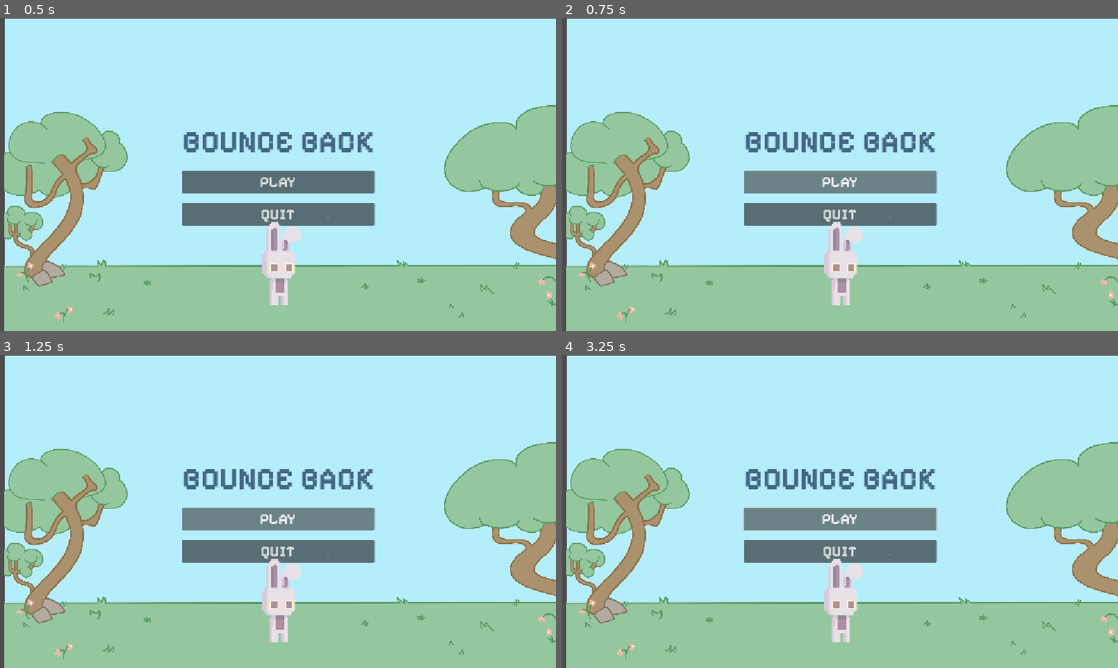
Above: before the commit, frames 1-4 (two rows, left to right).
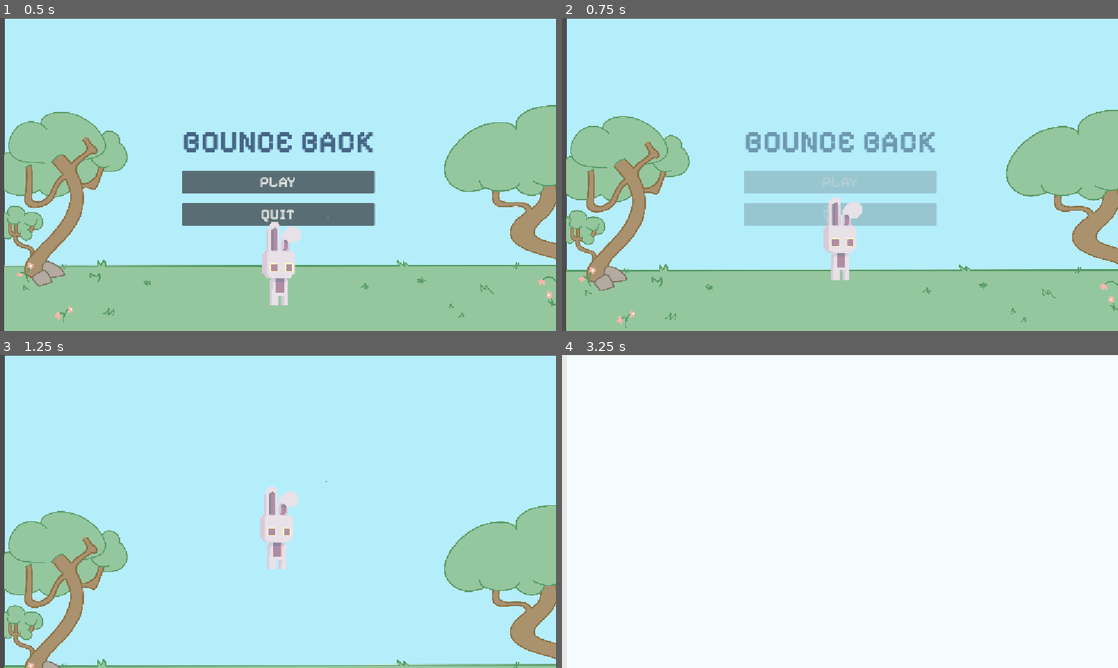
Above: after the commit, the same moments.

Repository: cyberangelina6/bounce-back-gamejam
Game: Godot game, scene res://homescreen.tscn
Two runs of this game, one before a commit and one after it. Both use one fixed random seed, a clock stepped at 60 frames per second and the inputs below.
Inputs (mouse positions are in pixels of both pictures, inside the frame that each line leads up to):
- Up to frame 1 (0.5 s): no input
- Up to frame 2 (0.75 s): click "PLAY" at 0.5 s
- Up to frame 3 (1.25 s): no input
- Up to frame 4 (3.25 s): click (840, 517) at 1.25 s, where only the run before the commit has a clickable "PLAY"; hold Right (ui_right) from 2.03 s (still down); tap W (jump) at 2.1, 2.27, 2.57, 2.85, 3.02 s

Frame 1 is identical in both runs. In frame 2, 13% of the frame differs, in the area x 0-100%, y 27-100%; in frame 3, 43%; in frame 4, 100%, in the area x 0-100%, y 0-100%.

Commit message:
upside down and night mode

Diff:
--- a/character_body_2d.gd
+++ b/character_body_2d.gd
@@ -6,6 +6,22 @@
 @export var jump_cut_multiplier = 0.4
 
 var gravity = ProjectSettings.get_setting("physics/2d/default_gravity")
+
+# Portals: every Sprite2D in the level whose name starts with "portal"
+@export var flip_time = 0.6
+@onready var camera: Camera2D = $Camera2D
+var portals = []
+var in_portal = false
+var upside_down = false
+var day_night
+
+func _ready():
+	for node in get_parent().get_children():
+		if node is Sprite2D and node.name.to_lower().begins_with("portal"):
+			portals.append(node)
+	day_night = preload("res://day_night.gd").new()
+	add_child(day_night)
+	day_night.setup(get_parent())
 
 func _physics_process(delta):
 
@@ -16,6 +32,10 @@
 	# Left and right movement
 	var direction = Input.get_axis("ui_left", "ui_right")
 	velocity.x = direction * speed
+
+	# Face the way we're moving (keeps the last facing when idle)
+	if direction != 0:
+		$Sprite2D.flip_h = direction < 0
 
 	# Jump
 	if Input.is_action_just_pressed("jump") and is_on_floor():
@@ -35,3 +55,21 @@
 		if collider.name == "cloud_bounce":
 			if collision.get_normal().y < -0.5:
 				velocity.y = -950.0
+
+	_check_portal()
+
+# Each time the bunny enters a portal: turn the whole view upside down and
+# fade to the night art, or turn back upright and fade to day.
+func _check_portal():
+	var inside = false
+	for portal in portals:
+		if portal.get_rect().has_point(portal.to_local(global_position)):
+			inside = true
+	if inside and not in_portal:
+		upside_down = not upside_down
+		camera.ignore_rotation = false
+		var t = create_tween()
+		t.tween_property(camera, "rotation", PI if upside_down else 0.0, flip_time) \
+			.set_trans(Tween.TRANS_SINE).set_ease(Tween.EASE_IN_OUT)
+		day_night.set_night(upside_down, flip_time)
+	in_portal = inside
--- /dev/null
+++ b/day_night.gd
@@ -0,0 +1,51 @@
+extends Node
+# Crossfades every sprite in the level between its day and night art.
+# Created by the player script; nothing needs to be added to the scene.
+
+# day texture -> night texture. Add a line here for any new art.
+const NIGHT_ART = {
+	"res://skybg.png": "res://skybgnight.png",
+	"res://dayclouds.png": "res://nightclouds.png",
+	"res://dayblock.png": "res://nightblock2.png",
+	"res://dayblock (2).png": "res://nightblock2.png",
+	"res://dayportal.png": "res://nightportal.png",
+	"res://daybunny_static1.png": "res://nightbunny_static.png",
+}
+
+var pairs = []  # [day sprite, night sprite laid over it]
+var amount = 0.0  # 0 = day, 1 = night
+var fade: Tween
+
+# Finds every sprite under `level` that has night art and lays the night
+# version over it, invisible until set_night(true).
+func setup(level: Node):
+	for day in level.find_children("*", "Sprite2D", true, false):
+		if day.texture == null or not NIGHT_ART.has(day.texture.resource_path):
+			continue
+		var night = Sprite2D.new()
+		night.texture = load(NIGHT_ART[day.texture.resource_path])
+		night.centered = day.centered
+		night.offset = day.offset
+		# Cover exactly the same area even if the night image is a different size
+		night.scale = day.texture.get_size() / night.texture.get_size()
+		night.modulate.a = 0.0
+		day.add_child(night)
+		pairs.append([day, night])
+
+func set_night(on: bool, time := 0.6):
+	if fade:
+		fade.kill()
+	fade = create_tween()
+	fade.tween_method(_apply, amount, 1.0 if on else 0.0, time)
+
+func _apply(value: float):
+	amount = value
+	for pair in pairs:
+		pair[0].self_modulate.a = 1.0 - value  # fades the day art only
+		pair[1].modulate.a = value
+
+func _process(_delta):
+	# Keep the night art facing the same way as the day art (the bunny flips)
+	for pair in pairs:
+		pair[1].flip_h = pair[0].flip_h
+		pair[1].flip_v = pair[0].flip_v
--- a/homescreen.gd
+++ b/homescreen.gd
@@ -17,8 +17,25 @@
 	await tween.finished
 	var fly = create_tween()
 	fly.tween_property(bunny, "position:y", -300.0, 1.0).set_trans(Tween.TRANS_QUAD).set_ease(Tween.EASE_IN)
-	await fly.finished
-	get_tree().change_scene_to_file("res://node_2d.tscn")
+	_white_fade_to("res://level1.tscn")
+
+# Fades the screen to white, swaps the scene, then fades the white away.
+# The overlay lives on the root window so it survives the scene change.
+func _white_fade_to(scene_path: String, fade_in := 1.0, fade_out := 0.8):
+	var layer = CanvasLayer.new()
+	layer.layer = 100
+	var white = ColorRect.new()
+	white.color = Color(1, 1, 1, 0)
+	white.set_anchors_preset(Control.PRESET_FULL_RECT)
+	white.mouse_filter = Control.MOUSE_FILTER_STOP
+	layer.add_child(white)
+	get_tree().root.add_child(layer)
+	var t = layer.create_tween()
+	t.tween_property(white, "color:a", 1.0, fade_in)
+	t.tween_callback(get_tree().change_scene_to_file.bind(scene_path))
+	t.tween_interval(0.15)
+	t.tween_property(white, "color:a", 0.0, fade_out)
+	t.tween_callback(layer.queue_free)
 
 func _on_quit():
 	get_tree().quit()
--- a/homescreen.tscn
+++ b/homescreen.tscn
@@ -1,9 +1,9 @@
 [gd_scene format=3 uid="uid://dpg2dyh8u8tlb"]
+
 [ext_resource type="Script" uid="uid://bnar0ec0k87du" path="res://homescreen.gd" id="1_edeuv"]
 [ext_resource type="Texture2D" uid="uid://i0rweci07l5b" path="res://homescreen_scenery_clean.png" id="2_edeuv"]
 [ext_resource type="FontFile" uid="uid://cec43520bakry" path="res://Pixelify_Sans/static/PixelifySans-Bold.ttf" id="3_1bjcg"]
 [ext_resource type="Texture2D" uid="uid://dhjj6qcbli84p" path="res://daybunny_static1.png" id="3_c2ysq"]
-[ext_resource type="Script" uid="uid://c01eo265e5xxr" path="res://character_body_2d.gd" id="4_edeuv"]
 
 [node name="homescreen" type="Control" unique_id=708581588]
 layout_mode = 3
@@ -12,6 +12,7 @@
 anchor_bottom = 1.0
 grow_horizontal = 2
 grow_vertical = 2
+script = ExtResource("1_edeuv")
 
 [node name="Bunny" type="Sprite2D" parent="." unique_id=231757406]
 z_index = 1
@@ -62,7 +63,6 @@
 theme_override_fonts/font = ExtResource("3_1bjcg")
 theme_override_font_sizes/font_size = 32
 text = "PLAY"
-script = ExtResource("4_edeuv")
 
 [node name="QuitButton" type="Button" parent="VBoxContainer" unique_id=1233831434]
 layout_mode = 2
--- a/level1.tscn
+++ b/level1.tscn
@@ -7,6 +7,8 @@
 [ext_resource type="PackedScene" uid="uid://cphujgy6o3i14" path="res://cloud_bounce.tscn" id="2_v38iq"]
 [ext_resource type="PackedScene" uid="uid://je21hvdc0g1j" path="res://cloud_bottom.tscn" id="6_crycw"]
 [ext_resource type="Texture2D" uid="uid://du7ety074hxih" path="res://dayblock (2).png" id="7_i2041"]
+[ext_resource type="Texture2D" uid="uid://cldi0b5b8mjmw" path="res://jumppad.png" id="8_usj0q"]
+[ext_resource type="Texture2D" uid="uid://d36u3l3bh761r" path="res://dayportal.png" id="8_xy4tn"]
 
 [node name="Node2D" type="Node2D" unique_id=602239401]
 
@@ -15,7 +17,7 @@
 texture = ExtResource("1_v8kj3")
 
 [node name="Skybg2" type="Sprite2D" parent="." unique_id=1859431235]
-position = Vector2(3231, 1154)
+position = Vector2(3198, 1176)
 texture = ExtResource("1_v8kj3")
 
 [node name="Dayclouds" type="Sprite2D" parent="." unique_id=546843059]
@@ -30,7 +32,8 @@
 position = Vector2(971, 197)
 
 [node name="cloud_bounce" parent="." unique_id=1528817421 instance=ExtResource("2_v38iq")]
-position = Vector2(854, 537)
+position = Vector2(846, 576)
+scale = Vector2(0.79794234, 0.84326416)
 
 [node name="CharacterBody2D" parent="." unique_id=1866755409 instance=ExtResource("2_ootpb")]
 position = Vector2(121, 435)
@@ -44,8 +47,40 @@
 [node name="StaticBody2D4" parent="." unique_id=1506590818 instance=ExtResource("1_dopym")]
 position = Vector2(664, 402)
 
+[node name="StaticBody2D6" parent="." unique_id=1266860715 instance=ExtResource("1_dopym")]
+position = Vector2(1305, 193)
+
+[node name="StaticBody2D7" parent="." unique_id=2005292247 instance=ExtResource("1_dopym")]
+position = Vector2(1589.9999, 296)
+scale = Vector2(0.38672462, 1.105572)
+
+[node name="StaticBody2D8" parent="." unique_id=2035334790 instance=ExtResource("1_dopym")]
+position = Vector2(1796.9999, 467)
+scale = Vector2(0.38672462, 1.105572)
+
+[node name="StaticBody2D9" parent="." unique_id=1632691749 instance=ExtResource("1_dopym")]
+position = Vector2(2135, 471)
+scale = Vector2(0.38672462, 1.105572)
+
+[node name="StaticBody2D10" parent="." unique_id=611117180 instance=ExtResource("1_dopym")]
+position = Vector2(2380, 347.99997)
+scale = Vector2(0.38672462, 1.105572)
+
+[node name="StaticBody2D11" parent="." unique_id=1762749832 instance=ExtResource("1_dopym")]
+position = Vector2(2746.9998, 350)
+scale = Vector2(0.38672462, 1.105572)
+
+[node name="StaticBody2D12" parent="." unique_id=1579243360 instance=ExtResource("1_dopym")]
+position = Vector2(3243.9998, 446.99997)
+scale = Vector2(5.296385, 1.0321321)
+
+[node name="StaticBody2D13" parent="." unique_id=56783381 instance=ExtResource("1_dopym")]
+position = Vector2(4498.534, 941.1906)
+scale = Vector2(0.14955594, 1.2222894)
+
 [node name="cloud_bottom" parent="." unique_id=2010952419 instance=ExtResource("6_crycw")]
-position = Vector2(148, 764)
+position = Vector2(-457, 760)
+scale = Vector2(2.6228971, 1.2250996)
 
 [node name="Dayblock(2)" type="Sprite2D" parent="." unique_id=196108188]
 position = Vector2(73, 502)
@@ -78,7 +113,7 @@
 texture = ExtResource("7_i2041")
 
 [node name="Dayblock(2)8" type="Sprite2D" parent="." unique_id=439424169]
-position = Vector2(694, 415)
+position = Vector2(689, 415)
 scale = Vector2(0.01576526, 0.0169271)
 texture = ExtResource("7_i2041")
 
@@ -102,7 +137,127 @@
 scale = Vector2(0.01576526, 0.0169271)
 texture = ExtResource("7_i2041")
 
+[node name="jumping pad" type="Sprite2D" parent="." unique_id=2084903566]
+position = Vector2(1037, 209.99998)
+scale = Vector2(0.01576526, 0.0169271)
+texture = ExtResource("7_i2041")
+
 [node name="Dayblock(2)13" type="Sprite2D" parent="." unique_id=1659725524]
-position = Vector2(1081.0001, 210)
-scale = Vector2(0.01576526, 0.0169271)
-texture = ExtResource("7_i2041")
+position = Vector2(948, 597)
+scale = Vector2(0.01576526, 0.0169271)
+texture = ExtResource("8_usj0q")
+
+[node name="Dayblock(2)14" type="Sprite2D" parent="." unique_id=261021208]
+position = Vector2(1321, 208)
+scale = Vector2(0.01576526, 0.0169271)
+texture = ExtResource("7_i2041")
+
+[node name="Dayblock(2)15" type="Sprite2D" parent="." unique_id=3374131]
+position = Vector2(1376, 207.99998)
+scale = Vector2(0.01576526, 0.0169271)
+texture = ExtResource("7_i2041")
+
+[node name="Dayblock(2)16" type="Sprite2D" parent="." unique_id=344250072]
+position = Vector2(1415, 207.99998)
+scale = Vector2(0.01576526, 0.0169271)
+texture = ExtResource("7_i2041")
+
+[node name="Dayblock(2)17" type="Sprite2D" parent="." unique_id=734335306]
+position = Vector2(1618, 314)
+scale = Vector2(0.01576526, 0.0169271)
+texture = ExtResource("7_i2041")
+
+[node name="Dayblock(2)18" type="Sprite2D" parent="." unique_id=315615115]
+position = Vector2(1822, 486)
+scale = Vector2(0.01576526, 0.0169271)
+texture = ExtResource("7_i2041")
+
+[node name="Dayblock(2)19" type="Sprite2D" parent="." unique_id=1584289213]
+position = Vector2(2162, 489)
+scale = Vector2(0.01576526, 0.0169271)
+texture = ExtResource("7_i2041")
+
+[node name="Dayblock(2)20" type="Sprite2D" parent="." unique_id=1274016544]
+position = Vector2(2408, 368)
+scale = Vector2(0.01576526, 0.0169271)
+texture = ExtResource("7_i2041")
+
+[node name="Dayblock(2)21" type="Sprite2D" parent="." unique_id=1667466165]
+position = Vector2(2776, 371)
+scale = Vector2(0.01576526, 0.0169271)
+texture = ExtResource("7_i2041")
+
+[node name="Dayblock(2)22" type="Sprite2D" parent="." unique_id=795912151]
+position = Vector2(3273, 464)
+scale = Vector2(0.01576526, 0.0169271)
+texture = ExtResource("7_i2041")
+
+[node name="Dayblock(2)23" type="Sprite2D" parent="." unique_id=1507517203]
+position = Vector2(3330.0002, 464)
+scale = Vector2(0.01576526, 0.0169271)
+texture = ExtResource("7_i2041")
+
+[node name="Dayblock(2)24" type="Sprite2D" parent="." unique_id=1999906219]
+position = Vector2(3387.0002, 464)
+scale = Vector2(0.01576526, 0.0169271)
+texture = ExtResource("7_i2041")
+
+[node name="Dayblock(2)25" type="Sprite2D" parent="." unique_id=1534921749]
+position = Vector2(3445.0002, 464)
+scale = Vector2(0.01576526, 0.0169271)
+texture = ExtResource("7_i2041")
+
+[node name="Dayblock(2)26" type="Sprite2D" parent="." unique_id=1493121140]
+position = Vector2(3503.0002, 464)
+scale = Vector2(0.01576526, 0.0169271)
+texture = ExtResource("7_i2041")
+
+[node name="Dayblock(2)27" type="Sprite2D" parent="." unique_id=191508009]
+position = Vector2(3561.0002, 464)
+scale = Vector2(0.01576526, 0.0169271)
+texture = ExtResource("7_i2041")
+
+[node name="Dayblock(2)28" type="Sprite2D" parent="." unique_id=1323806471]
+position = Vector2(3619.0002, 464)
+scale = Vector2(0.01576526, 0.0169271)
+texture = ExtResource("7_i2041")
+
+[node name="Dayblock(2)29" type="Sprite2D" parent="." unique_id=841950275]
+position = Vector2(3676.0002, 464)
+scale = Vector2(0.01576526, 0.0169271)
+texture = ExtResource("7_i2041")
+
+[node name="Dayblock(2)30" type="Sprite2D" parent="." unique_id=1202801956]
+position = Vector2(3734, 464)
+scale = Vector2(0.01576526, 0.0169271)
+texture = ExtResource("7_i2041")
+
+[node name="Dayblock(2)31" type="Sprite2D" parent="." unique_id=1659095366]
+position = Vector2(3792.0002, 464)
+scale = Vector2(0.01576526, 0.0169271)
+texture = ExtResource("7_i2041")
+
+[node name="Dayblock(2)32" type="Sprite2D" parent="." unique_id=2058044088]
+position = Vector2(3850.0002, 464)
+scale = Vector2(0.01576526, 0.0169271)
+texture = ExtResource("7_i2041")
+
+[node name="Dayblock(2)33" type="Sprite2D" parent="." unique_id=151177238]
+position = Vector2(3908, 464)
+scale = Vector2(0.01576526, 0.0169271)
+texture = ExtResource("7_i2041")
+
+[node name="Dayblock(2)34" type="Sprite2D" parent="." unique_id=1218345683]
+position = Vector2(3966.0002, 464)
+scale = Vector2(0.01576526, 0.0169271)
+texture = ExtResource("7_i2041")
+
+[node name="portal" type="Sprite2D" parent="." unique_id=1379145942]
+position = Vector2(1199, -15.999998)
+scale = Vector2(0.035934042, 0.038582247)
+texture = ExtResource("8_xy4tn")
+
+[node name="portal2" type="Sprite2D" parent="." unique_id=1347929670]
+position = Vector2(3172.0002, 269)
+scale = Vector2(0.035934042, 0.038582247)
+texture = ExtResource("8_xy4tn")
Not shown, added: day_night.gd.uid
Binary file added: dayportal.png
Not shown, added: dayportal.png.import
Binary file added: jumppad.png
Not shown, added: jumppad.png.import
Binary file changed: nightbunny_static.png
Binary file added: nightclouds.png
Not shown, added: nightclouds.png.import
Binary file added: nightportal.png
Not shown, added: nightportal.png.import
Binary file added: skybgnight.png
Not shown, added: skybgnight.png.import
